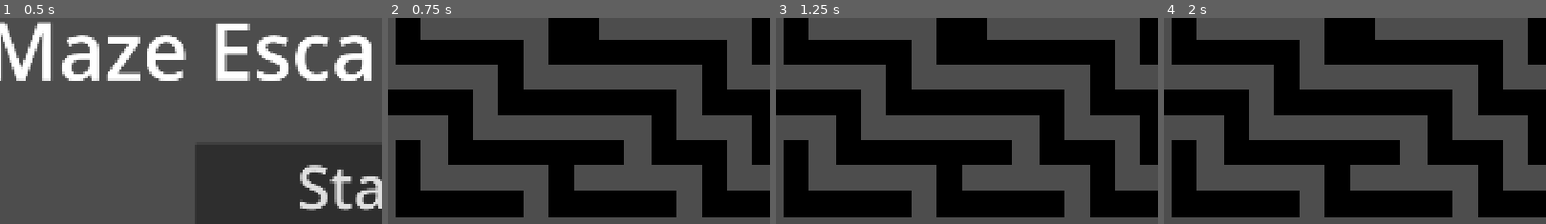
Above: before the commit, frames 1-4 (left to right).
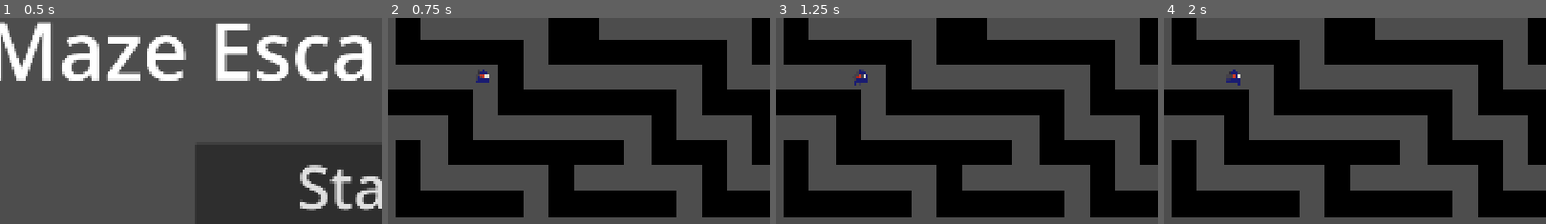
Above: after the commit, the same moments.

Repository: goriant-studio/goriant-games-oss
Game: Godot game, scene res://main_game.tscn
Same seed, same stepped clock (60 frames per second), same inputs: the game is played once before the commit and once after it.
Inputs:
- Up to frame 1 (0.5 s): no input
- Up to frame 2 (0.75 s): click "Start" at 0.5 s
- Up to frame 3 (1.25 s): no input
- Up to frame 4 (2 s): hold D (move_right) from 1.28 s (still down)
The pictures show only the part of the screen within x 6-56%, y 20-70%; the shares and areas given below are measured in that part.

Frame 1 is identical in both runs. In frame 2, 0.2% of the frame differs, in the area x 23-27%, y 25-32%; in frame 3, 0.1%; in frame 4, 0.2%, in the area x 16-20%, y 25-33%.

Commit message:
Implement enemy

Diff:
--- /dev/null
+++ b/godot4/maze-escape/enemy.tscn
@@ -0,0 +1,6 @@
+[gd_scene load_steps=2 format=3 uid="uid://b5qwhlttc1nlg"]
+
+[ext_resource type="Script" uid="uid://dwytpnsmew566" path="res://enemy_script.gd" id="1_7k104"]
+
+[node name="Enemy" type="Node2D"]
+script = ExtResource("1_7k104")
--- /dev/null
+++ b/godot4/maze-escape/enemy_script.gd
@@ -0,0 +1,58 @@
+extends CharacterBody2D
+
+@export var speed: float = 50.0
+@export var patrol_left_x: float
+@export var patrol_right_x: float
+
+var sprite_path: String = ""
+
+var direction := -1  # start moving left
+
+var sprite: Sprite2D
+var collision: CollisionShape2D
+
+func _init():
+	sprite = Sprite2D.new()
+
+	add_child(sprite)
+
+	collision = CollisionShape2D.new()
+	add_child(collision)
+
+func _ready():
+	if sprite_path != "":
+		load_sprite()
+
+func load_sprite():
+	var tex := load(sprite_path)
+	if tex == null:
+		push_error("Cannot load enemy sprite: " + sprite_path)
+		return
+
+	sprite.texture = tex
+
+	# --- AUTO SCALE TO TILE SIZE ---
+	var tex_size = tex.get_size()
+	# scale factor cho width và height
+	var scale_factor = Globals.tile_size / tex_size.x
+	# Apply uniform scale (giữ nguyên tỷ lệ ảnh)
+	sprite.scale = Vector2(scale_factor, scale_factor)
+	# Auto collision box
+	var shape := RectangleShape2D.new()
+	shape.size = Vector2(Globals.tile_size * 0.9, Globals.tile_size * 0.9)
+	collision.shape = shape
+	self.set_collision_layer_value(3, true)
+	self.set_collision_mask_value(2, true)
+
+
+func _physics_process(_delta):
+	velocity.x = direction * speed
+	move_and_slide()
+
+	var left_x = patrol_left_x * Globals.tile_size
+	var right_x = patrol_right_x * Globals.tile_size
+
+	if global_position.x < left_x:
+		direction = 1
+	elif global_position.x > right_x:
+		direction = -1
--- /dev/null
+++ b/godot4/maze-escape/globals.gd
@@ -0,0 +1,3 @@
+extends Node
+
+var tile_size: int = 64
--- a/godot4/maze-escape/main.gd
+++ b/godot4/maze-escape/main.gd
@@ -1,21 +1,42 @@
-# main.gd
 extends Node2D
 
 const PLAYER_SCENE := preload("res://player.tscn")
+const ENEMY := preload("res://enemy_script.gd")
 
+@onready var entities: Node2D = $Entities
 @onready var maze: Node2D = $Maze
+
 var player: Node2D
 
 func _ready():
 	spawn_player_at(Vector2i(1, 1))
 
+	# Spawn enemy đầu tiên
+	spawn_enemy_with_image(
+		"res://assets/enemy1.png",
+		Vector2i(5, 5)
+	)
+
 
 func spawn_player_at(cell: Vector2i):
 	player = PLAYER_SCENE.instantiate()
-	add_child(player)
+
+	entities.add_child(player) # thêm vào Entities, không bị maze che
 
 	var world_pos = maze.cell_to_world(cell)
 	player.global_position = world_pos
 
-	# truyền maze reference
+	# truyền maze reference cho player
 	player.maze = maze
+
+
+func spawn_enemy_with_image(path: String, cell: Vector2i):
+	var enemy := ENEMY.new()
+	enemy.sprite_path = path
+
+	var world_pos = maze.cell_to_world(cell)
+	enemy.global_position = world_pos
+
+	entities.add_child(enemy)  # thêm vào Entities để render trên maze
+
+	return enemy
--- a/godot4/maze-escape/main.tscn
+++ b/godot4/maze-escape/main.tscn
@@ -6,5 +6,7 @@
 [node name="MainGame" type="Node2D"]
 script = ExtResource("1_0xm2m")
 
+[node name="Entities" type="Node2D" parent="."]
+
 [node name="Maze" type="Node2D" parent="."]
 script = ExtResource("2_h2yge")
--- a/godot4/maze-escape/main_menu.gd
+++ b/godot4/maze-escape/main_menu.gd
@@ -20,7 +20,7 @@
 
 
 # Called every frame. 'delta' is the elapsed time since the previous frame.
-func _process(delta: float) -> void:
+func _process(_delta: float) -> void:
 	pass
 
 func _on_quit_pressed():
--- a/godot4/maze-escape/maze.gd
+++ b/godot4/maze-escape/maze.gd
@@ -1,7 +1,4 @@
 extends Node2D
-
-# Fit maze height to 1080p screen (30 cols -> 16 rows → 64px each)
-@export var tile_size: int = 64
 
 var walls_parent: Node2D
 var wall_texture: Texture2D
@@ -38,7 +35,7 @@
 		add_child(walls_parent)
 
 	# Create texture for wall tiles
-	wall_texture = create_solid_color_texture(tile_size, tile_size, Color.BLACK)
+	wall_texture = create_solid_color_texture(Globals.tile_size, Globals.tile_size, Color.BLACK)
 
 	# Build maze
 	generate_walls(maze_30x16)
@@ -60,8 +57,8 @@
 
 func create_wall(col: int, row: int):
 	var pos := Vector2(
-		col * tile_size + tile_size / 2.0,
-		row * tile_size + tile_size / 2.0
+		col * Globals.tile_size + Globals.tile_size / 2.0,
+		row * Globals.tile_size + Globals.tile_size / 2.0
 	)
 
 	var wall := StaticBody2D.new()
@@ -69,7 +66,7 @@
 
 	var shape := CollisionShape2D.new()
 	var rect := RectangleShape2D.new()
-	rect.size = Vector2(tile_size, tile_size)
+	rect.size = Vector2(Globals.tile_size, Globals.tile_size)
 	shape.shape = rect
 
 	var sprite := Sprite2D.new()
@@ -77,6 +74,10 @@
 
 	wall.add_child(shape)
 	wall.add_child(sprite)
+	# set collision & mask
+	wall.collision_layer = 1
+	wall.collision_mask = 0
+
 	walls_parent.add_child(wall)
 
 
@@ -88,6 +89,6 @@
 
 func cell_to_world(cell: Vector2i) -> Vector2:
 	return Vector2(
-		cell.x * tile_size + tile_size * 0.5,
-		cell.y * tile_size + tile_size * 0.5
+		cell.x * Globals.tile_size + Globals.tile_size * 0.5,
+		cell.y * Globals.tile_size + Globals.tile_size * 0.5
 	)
--- a/godot4/maze-escape/player.gd
+++ b/godot4/maze-escape/player.gd
@@ -10,7 +10,7 @@
 	maze = m
 
 
-func _physics_process(delta: float) -> void:
+func _physics_process(_delta: float) -> void:
 	var input_vector := Vector2.ZERO
 
 	if Input.is_action_pressed("move_left"):
--- a/godot4/maze-escape/player.tscn
+++ b/godot4/maze-escape/player.tscn
@@ -4,6 +4,8 @@
 [ext_resource type="Texture2D" uid="uid://dxdnt2gd0cvfo" path="res://assets/main.png" id="2_i3pqv"]
 
 [node name="Player" type="CharacterBody2D"]
+collision_layer = 2
+collision_mask = 5
 script = ExtResource("1_onrkg")
 
 [node name="Sprite2D" type="Sprite2D" parent="."]
--- a/godot4/maze-escape/project.godot
+++ b/godot4/maze-escape/project.godot
@@ -14,6 +14,10 @@
 run/main_scene="uid://bi5vfb05t4ry8"
 config/features=PackedStringArray("4.5", "GL Compatibility")
 config/icon="res://icon.svg"
+
+[autoload]
+
+Globals="*res://globals.gd"
 
 [display]
 
Not shown, added: godot4/maze-escape/enemy_script.gd.uid
Not shown, added: godot4/maze-escape/globals.gd.uid
